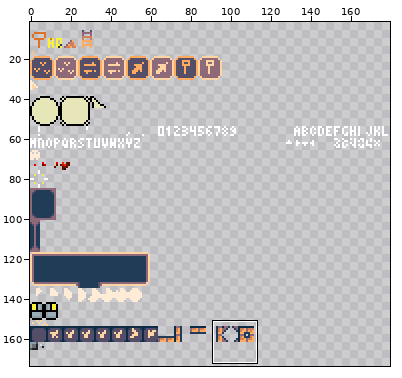
Sprite sheet: src/assets/spritesheet-gen.png. The first picture is a wide view before the edit; the outline marks the close-up.
Close-up. Before:
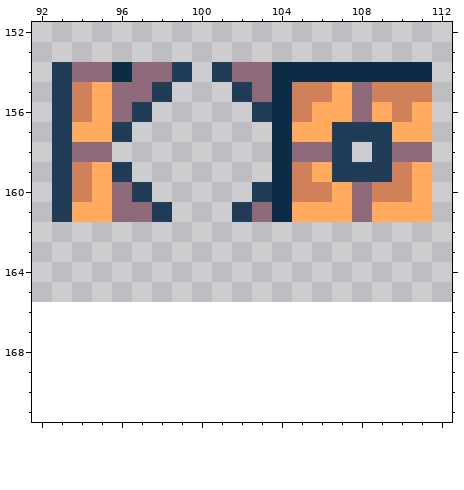
The file is 180x166 pixels. Colours within 5 levels of each other are drawn and written as one. Shown: x 92..112, y 152..171. The old version is drawn lined up with the new one, on the new canvas. The wide view leaves out empty margins. The commit also changed other parts of the picture, which this record leaves out.
Now the later version:
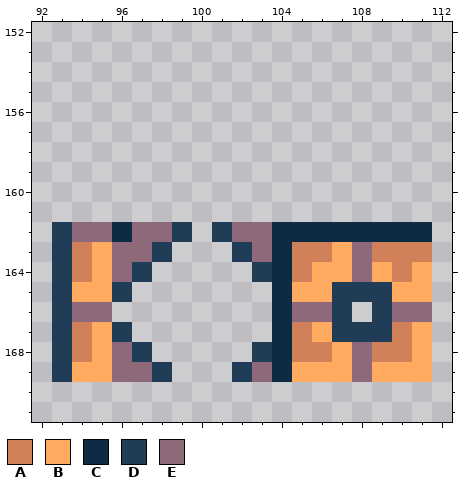
Palette (. is transparent): A #d08159  B #ffaa5e  C #0d2b45  D #203c56  E #8d697a
Change:
canvas 180x166 -> 180x174
@@ x 92..112 @@
 153 .....................
-154 .DEECEED.DEECCCCCCCC.
-155 .DABEED...DECAABEAAA.
-156 .DABED.....DCABBEBAB.
-157 .DBBD.......CBBDDDBB.
-158 .DEE........CEED.DEE.
-159 .DABD.......CABDDDAB.
-160 .DABED.....DCAABEAAB.
-161 .DBBEED...DECBBBEBBB.
-162 .....................
-163 .....................
-164 .....................
-165 .....................
-166 .....................
-167 .....................
-168 .....................
-169 .....................
+154 .....................
+155 .....................
+156 .....................
+157 .....................
+158 .....................
+159 .....................
+160 .....................
+161 .....................
+162 .DEECEED.DEECCCCCCCC.
+163 .DABEED...DECAABEAAA.
+164 .DABED.....DCABBEBAB.
+165 .DBBD.......CBBDDDBB.
+166 .DEE........CEED.DEE.
+167 .DABD.......CABDDDAB.
+168 .DABED.....DCAABEAAB.
+169 .DBBEED...DECBBBEBBB.
 170 .....................
Pixel boxes of the changes (left, top, right, bottom) in both close-ups:
changed: (52, 62, 432, 382)
